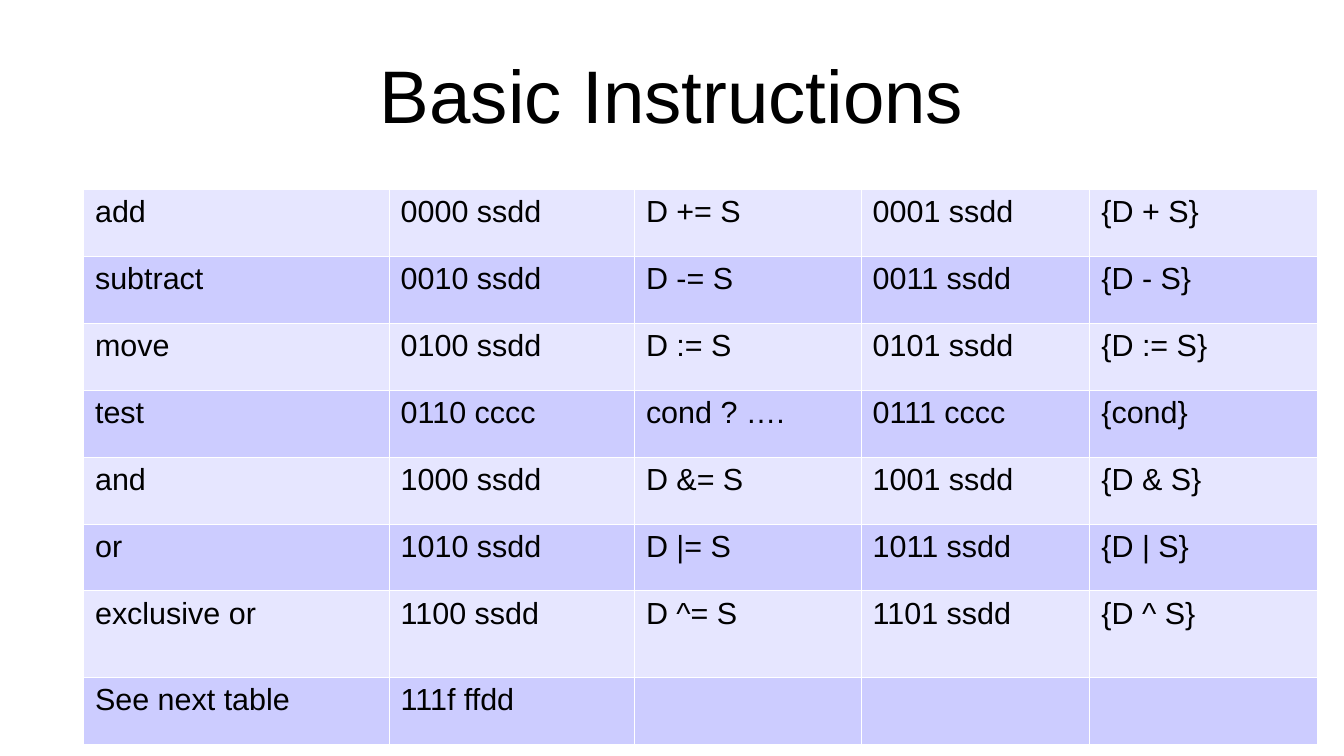
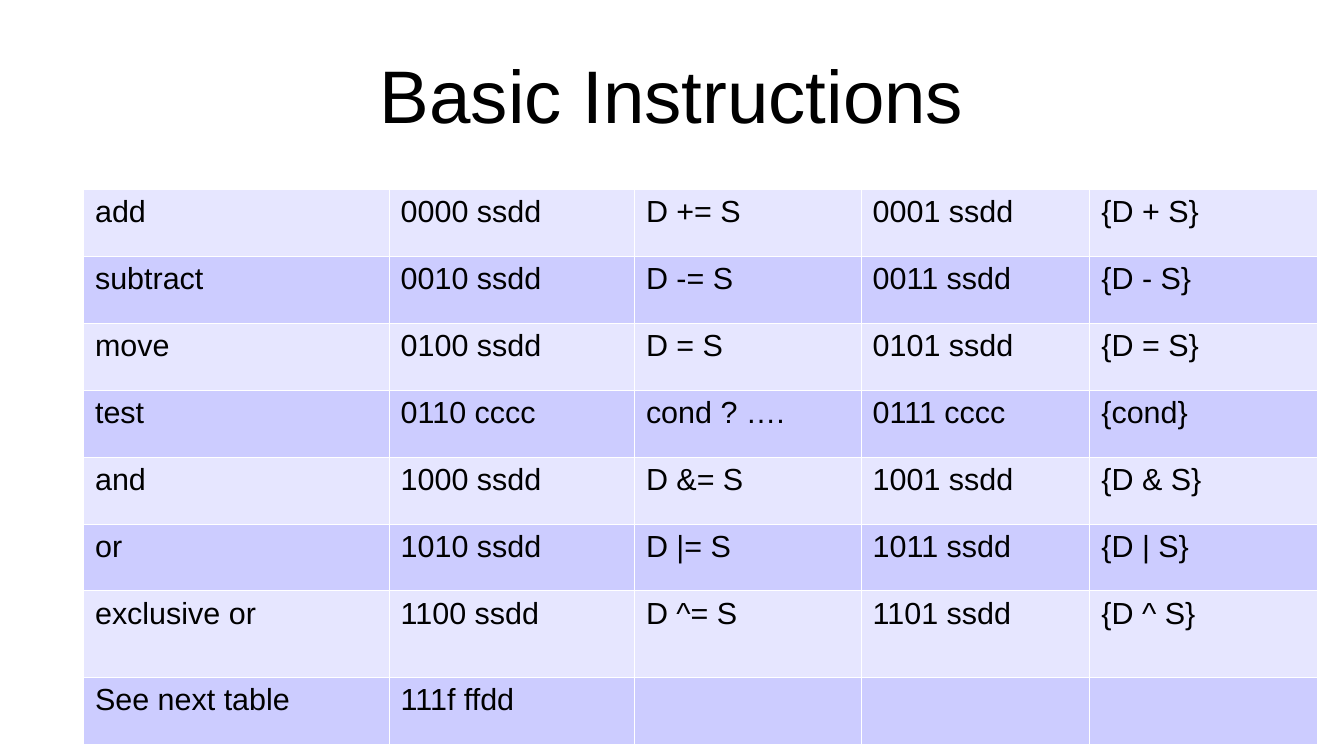
Before and after one commit to jeceljr/baby8, a slide deck: slide 8 of doc/baby8.odp. Drawn at 1344x756 pixels with LibreOffice and Linux fonts; fonts in the diff are those of the drawing. Boxes give left, top, right and bottom in pixels: in the first picture for what was removed or moved away, otherwise in the second. Text is boxed around its words. In the diff, an @@ line names an element or a change of style, - is before the commit and + after.

```diff
--- a/doc/baby8.odp
+++ b/doc/baby8.odp
@@ table at (83,189,1317,744) @@
-row 3, column 3: D := S
+row 3, column 3: D = S
-row 3, column 5: {D := S}
+row 3, column 5: {D = S}
```
Also in this commit, not shown: 2 other slides changed, 1 other file.
